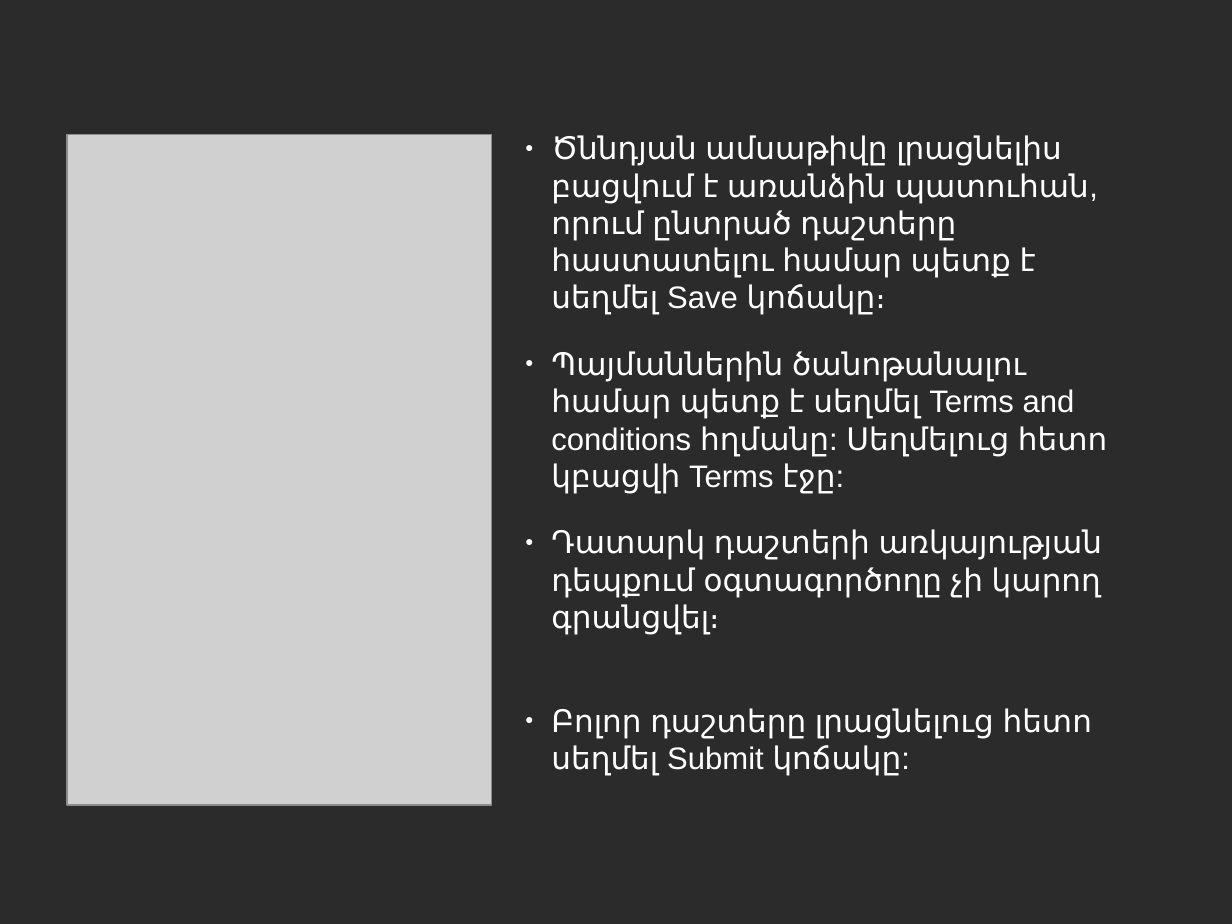
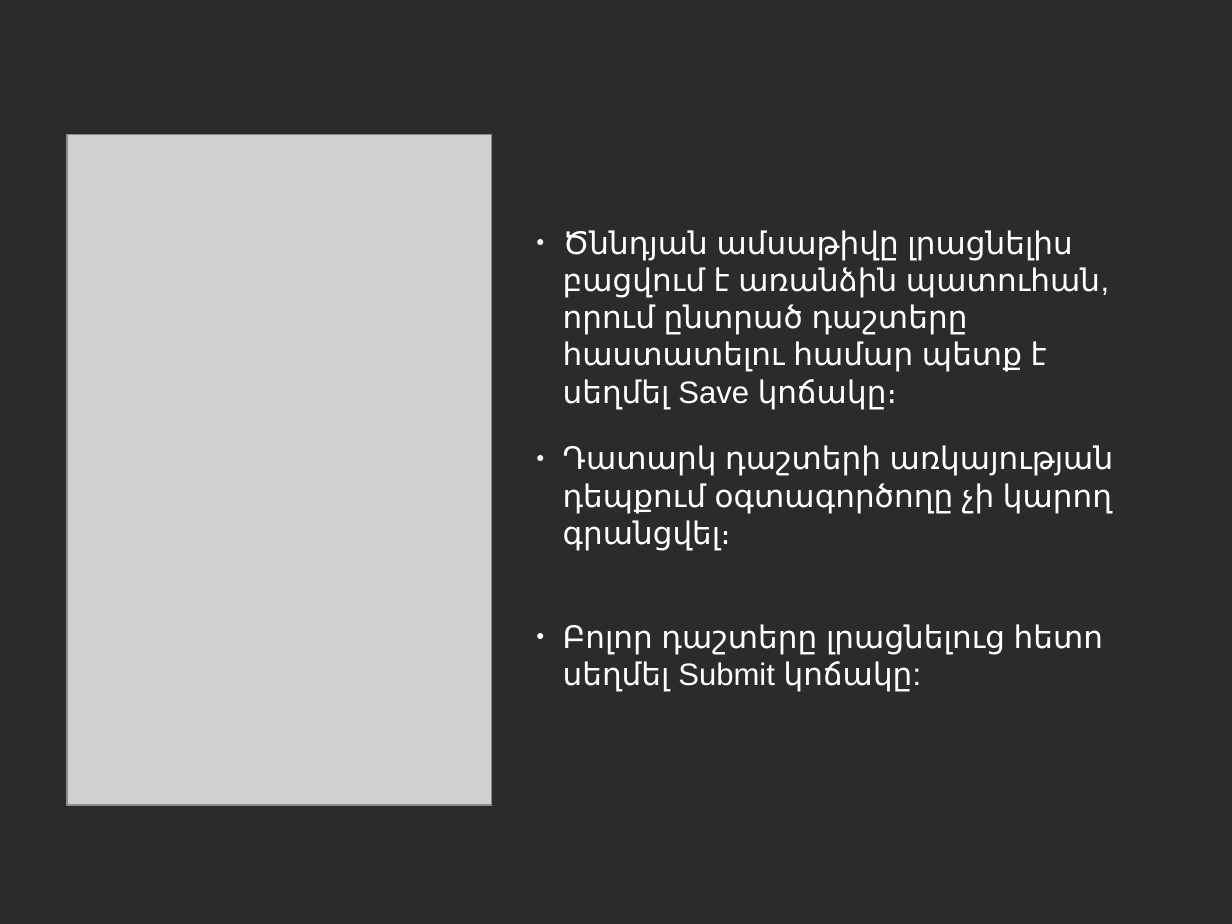
Before and after one commit to vanit-basic/instant_messenger, a slide deck: slide 6 of Documentation/Documentation.odp. Drawn at 1232x924 pixels with LibreOffice and Linux fonts; fonts in the diff are those of the drawing; grey boxes stand for pictures; background and template pictures are left out; a plain dark background stands for a picture behind light text. Boxes give left, top, right and bottom in pixels: in the first picture for what was removed or moved away, otherwise in the second. Text is boxed around its words. In the diff, an @@ line names an element or a change of style, - is before the commit and + after.

```diff
--- a/Documentation/Documentation.odp
+++ b/Documentation/Documentation.odp
@@ text "Ծննդյան ամսաթիվը լրացնելիս բացվում է ...": place and size @@
-text "Ծննդյան ամսաթիվը լրացնելիս բացվում է ..." at box(551, 135, 1107, 776)
+text "Ծննդյան ամսաթիվը լրացնելիս բացվում է ..." at box(563, 230, 1113, 692)
@@ text at box(551, 351, 1107, 493): paragraph removed @@
-● Պայմաններին ծանոթանալու համար պետք է սեղմել Terms and conditions հղմանը: Սեղմելուց հետո կբացվի Terms էջը:
```
Also in this commit, not shown: 8 other slides changed.
